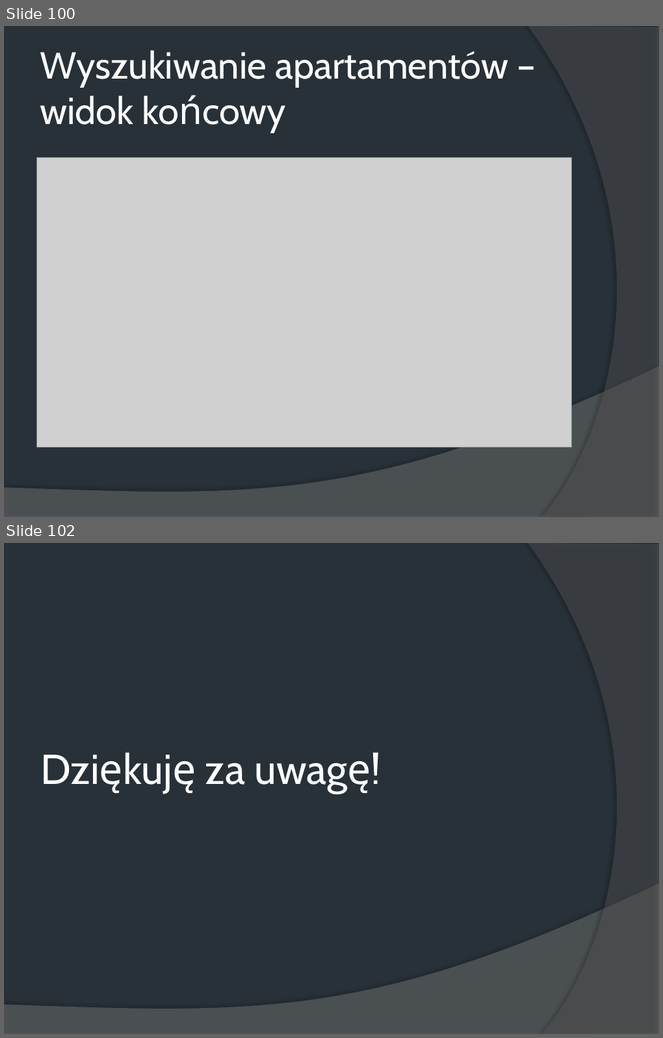
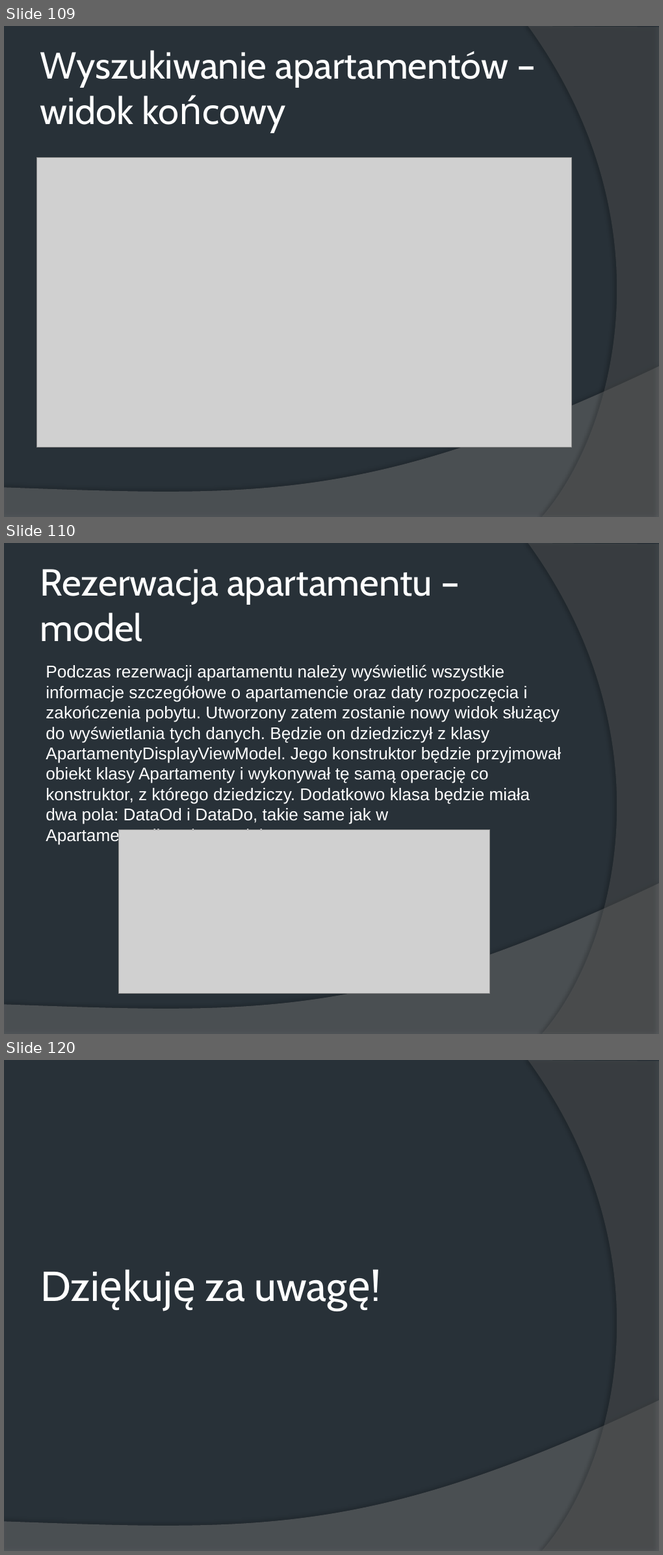
Before and after one commit to wiwlm/HotelMVC, a slide deck: Aplikacje MVC.pptx. Shown one above the other, each under a label of ours: slides 100 and 102 before the commit, slides 109, 110 and 120 after it; the slides between them are not shown. The pictures are 663x1038 and 663x1555 pixels, drawn with LibreOffice and Linux fonts; fonts in the diff are those of the drawing; grey boxes stand for pictures. Boxes give left, top, right and bottom in pixels: in the first picture for what was removed or moved away, otherwise in the second. Text is boxed around its words. In the diff, an @@ line names an element or a change of style, - is before the commit and + after.

Commit message:
Rezerwacja apartamentów

```diff
--- a/Aplikacje MVC.pptx
+++ b/Aplikacje MVC.pptx
@@ slide 110 added at (4, 543, 659, 1034), background #283138; not listed: 2 template elements that a slide beside it also shows @@
@@ title added at (40, 569, 432, 642), 41.4 pt, text #FFFFFF @@
+Rezerwacja apartamentu – model
@@ text added at (46, 665, 561, 824), 18.8 pt, text #FFFFFF @@
+Podczas rezerwacji apartamentu należy wyświetlić wszystkie informacje szczegółowe o apartamencie oraz daty rozpoczęcia i zakończenia pobytu. Utworzony zatem zostanie nowy widok służący do wyświetlania tych danych. Będzie on dziedziczył z klasy ApartamentyDisplayViewModel. Jego konstruktor będzie przyjmował obiekt klasy Apartamenty i wykonywał tę samą operację co konstruktor, z którego dziedziczy. Dodatkowo klasa będzie miała dwa pola: DataOd i DataDo, takie same jak w ApartamentyFilterViewModel.
@@ picture added at (118, 830, 490, 994) @@
@@ what was slide 100 is now slide 109 @@
@@ what was slide 102 is now slide 120 @@
```
Also in this commit, not shown: 7 slides changed, 18 other slides added, 1 slide removed, 16 other files.
